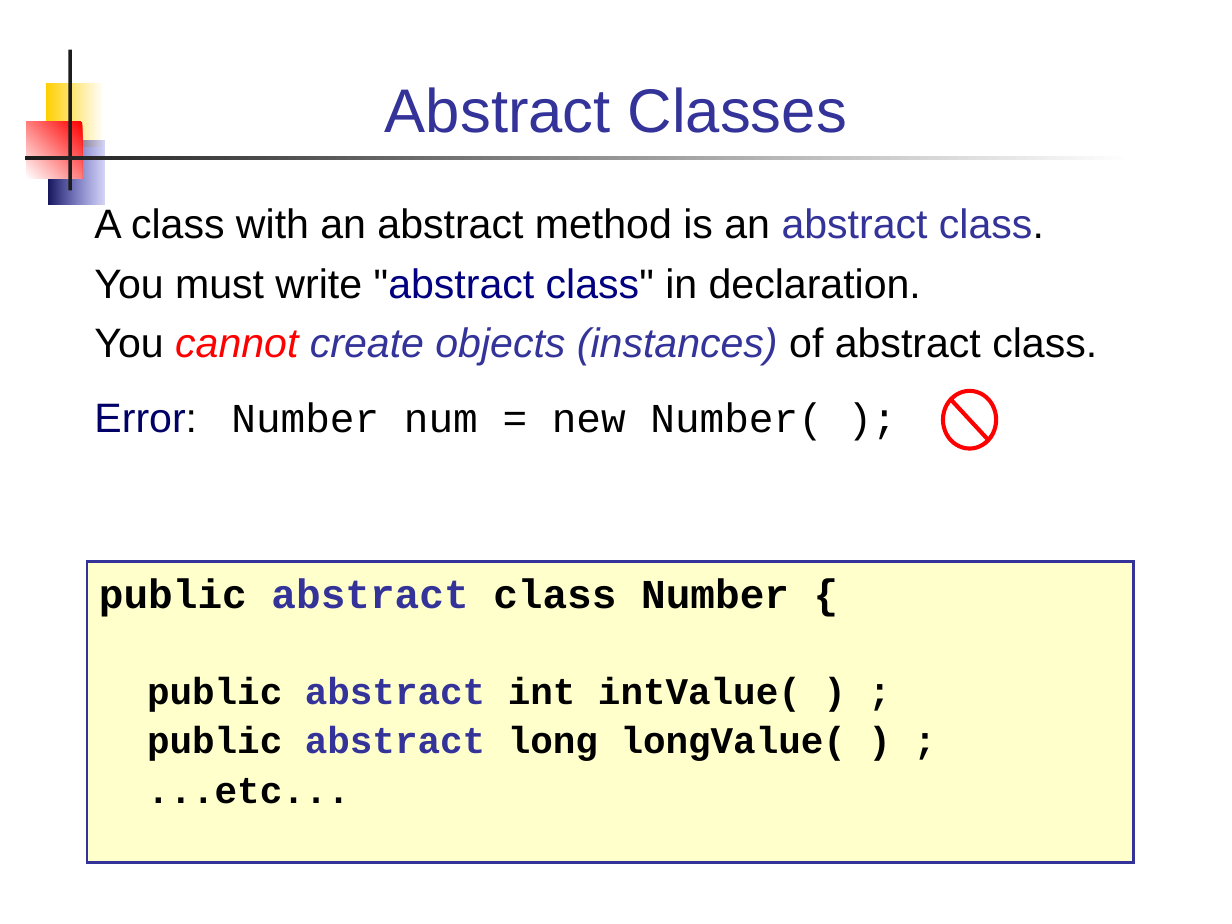
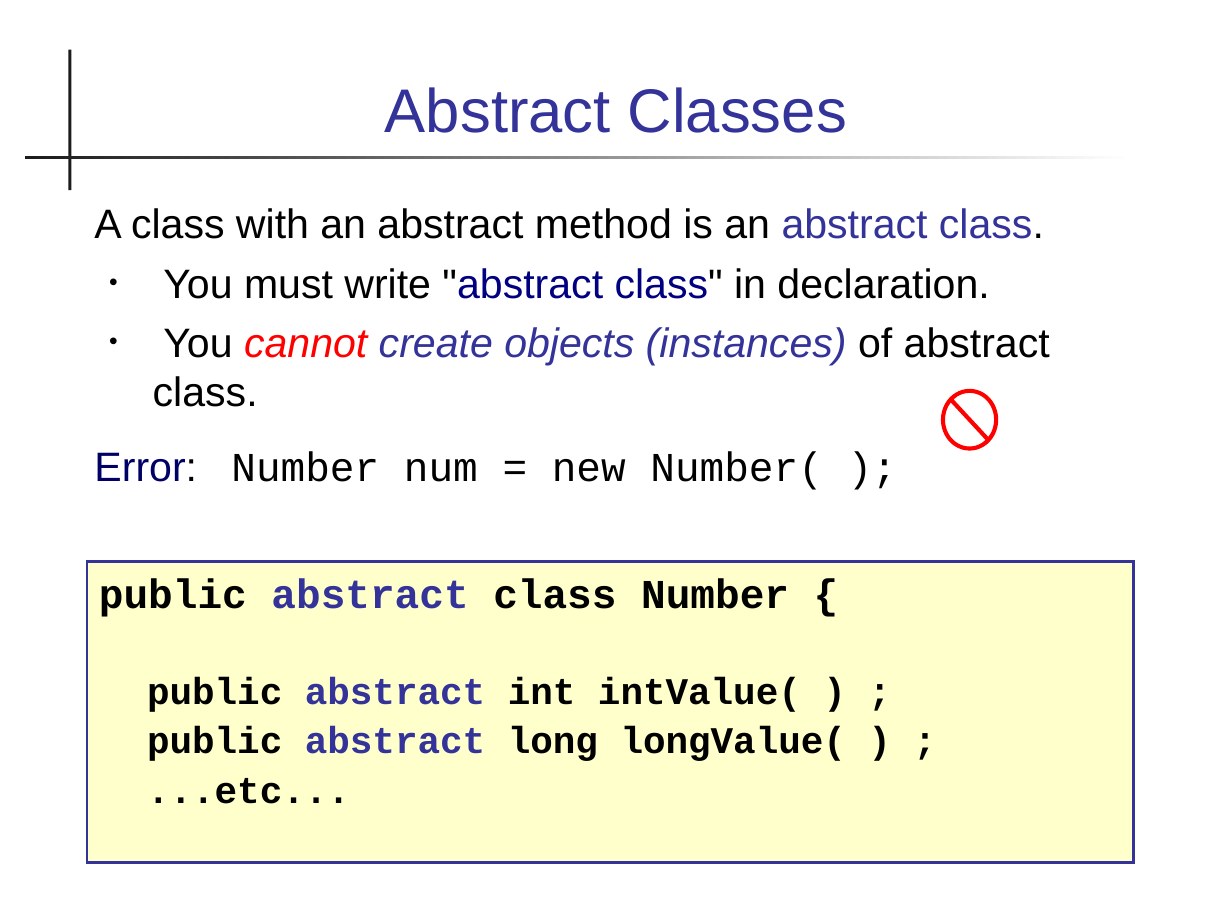
Before and after one commit to skeoop/skeoop.github.io, a slide deck: slide 5 of week4/Inheritance-3-Abstract-Class.ppt. Drawn at 1232x924 pixels with LibreOffice and Linux fonts; fonts in the diff are those of the drawing. Boxes give left, top, right and bottom in pixels: in the first picture for what was removed or moved away, otherwise in the second. Text is boxed around its words. In the diff, an @@ line names an element or a change of style, - is before the commit and + after.

```diff
--- a/week4/Inheritance-3-Abstract-Class.ppt
+++ b/week4/Inheritance-3-Abstract-Class.ppt
@@ rectangle removed at [46, 83, 103, 147] @@
@@ rectangle removed at [27, 122, 83, 179] @@
@@ rectangle removed at [48, 140, 103, 205] @@
@@ text at [153, 268, 1050, 407]: bullet none to • @@
```
Also in this commit, not shown: 15 other slides changed, 2 slides added, 1 other file.
